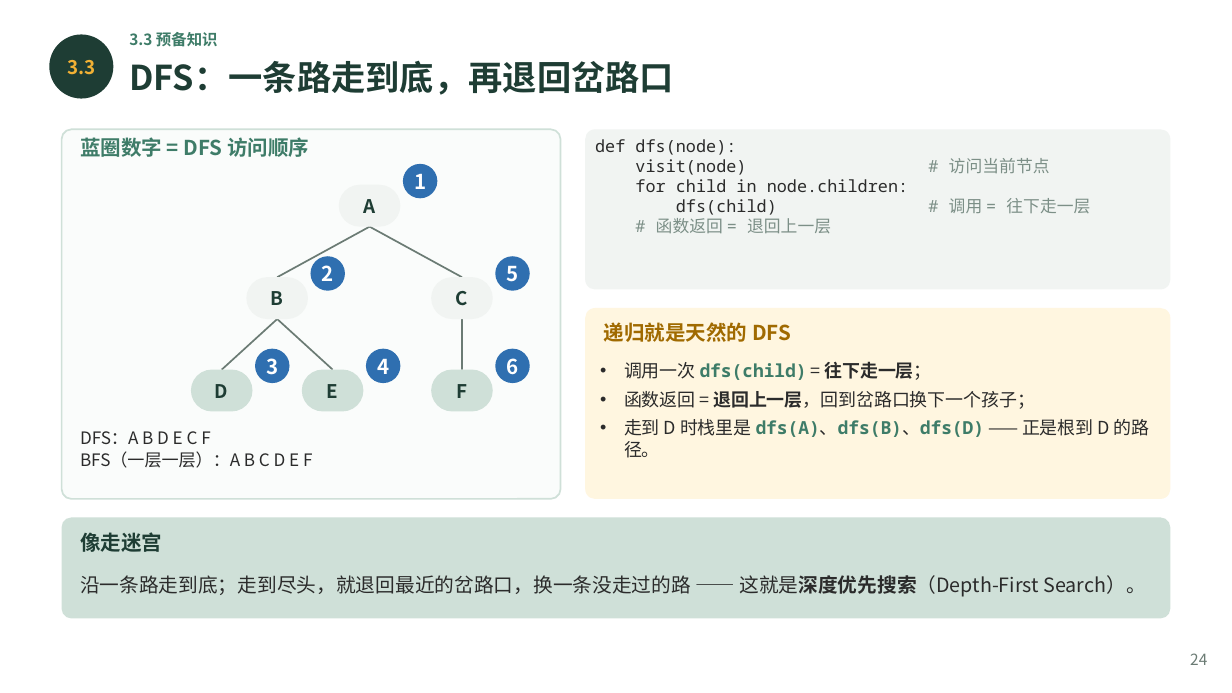
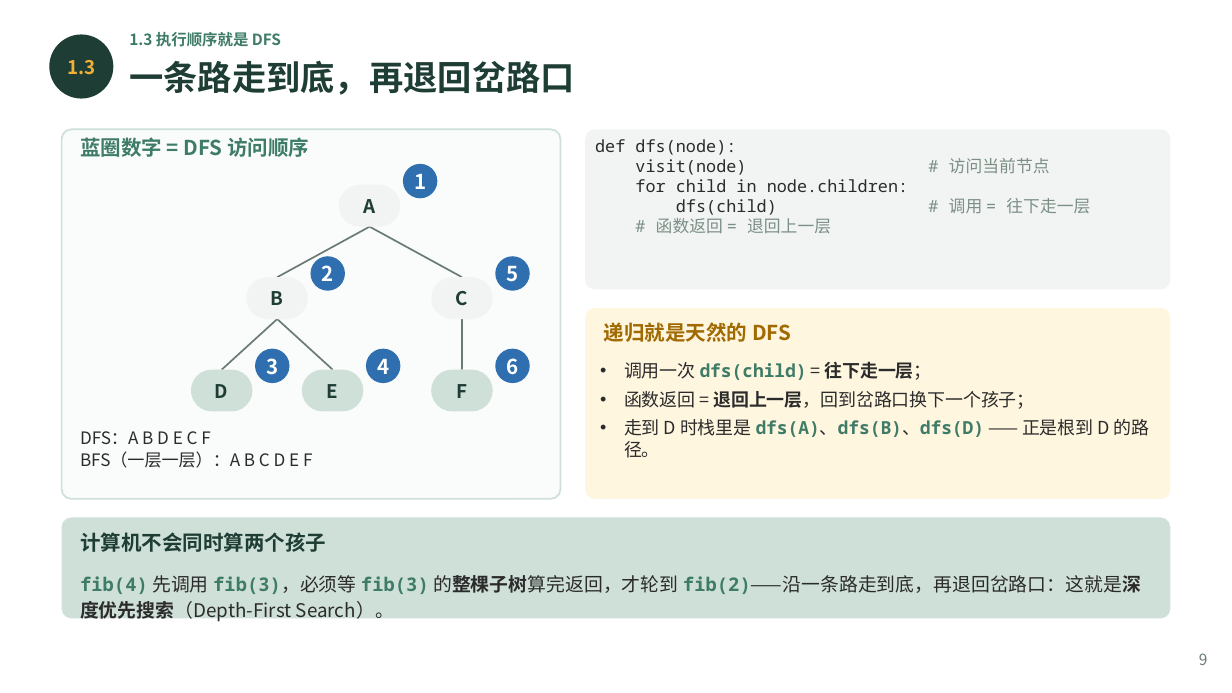
Before and after one commit to pangyouwei/2026fall-cs101, a slide deck: slide 9 of 课件/202610_ADS_W08_Recursion.pptx (slide 24 before the commit). Drawn at 1232x693 pixels with LibreOffice and Linux fonts; fonts in the diff are those of the drawing. Boxes give left, top, right and bottom in pixels: in the first picture for what was removed or moved away, otherwise in the second. Text is boxed around its words. In the diff, an @@ line names an element or a change of style, - is before the commit and + after.

```diff
--- a/课件/202610_ADS_W08_Recursion.pptx
+++ b/课件/202610_ADS_W08_Recursion.pptx
@@ text at <box>129,32,281,47</box>: text changed @@
-3.3 预备知识
+1.3 执行顺序就是 DFS
@@ text at <box>67,60,95,75</box>: text changed @@
-3.3
+1.3
@@ text at <box>129,60,575,95</box>: text changed @@
-DFS：一条路走到底，再退回岔路口
+一条路走到底，再退回岔路口
@@ text at <box>80,532,326,552</box>: text changed @@
-像走迷宫
+计算机不会同时算两个孩子
@@ text at <box>80,575,1142,622</box>: text changed; size 11.5 to 11 pt @@
-沿一条路走到底；走到尽头，就退回最近的岔路口，换一条没走过的路 —— 这就是深度优先搜索（Depth-First Search）。
+fib(4) 先调用 fib(3)，必须等 fib(3) 的整棵子树算完返回，才轮到 fib(2)——沿一条路走到底，再退回岔路口：这就是深度优先搜索（Depth-First Search）。
@@ text at <box>1199,653,1208,665</box>: text changed @@
-24
+9
```
Also in this commit, not shown: 35 other slides changed, 4 slides added, 12 other files.
